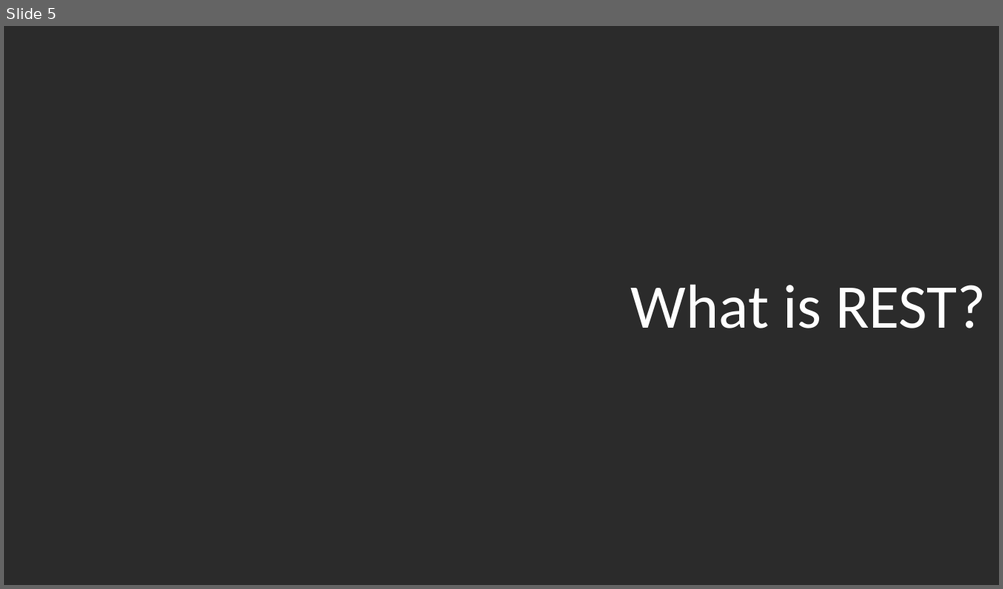
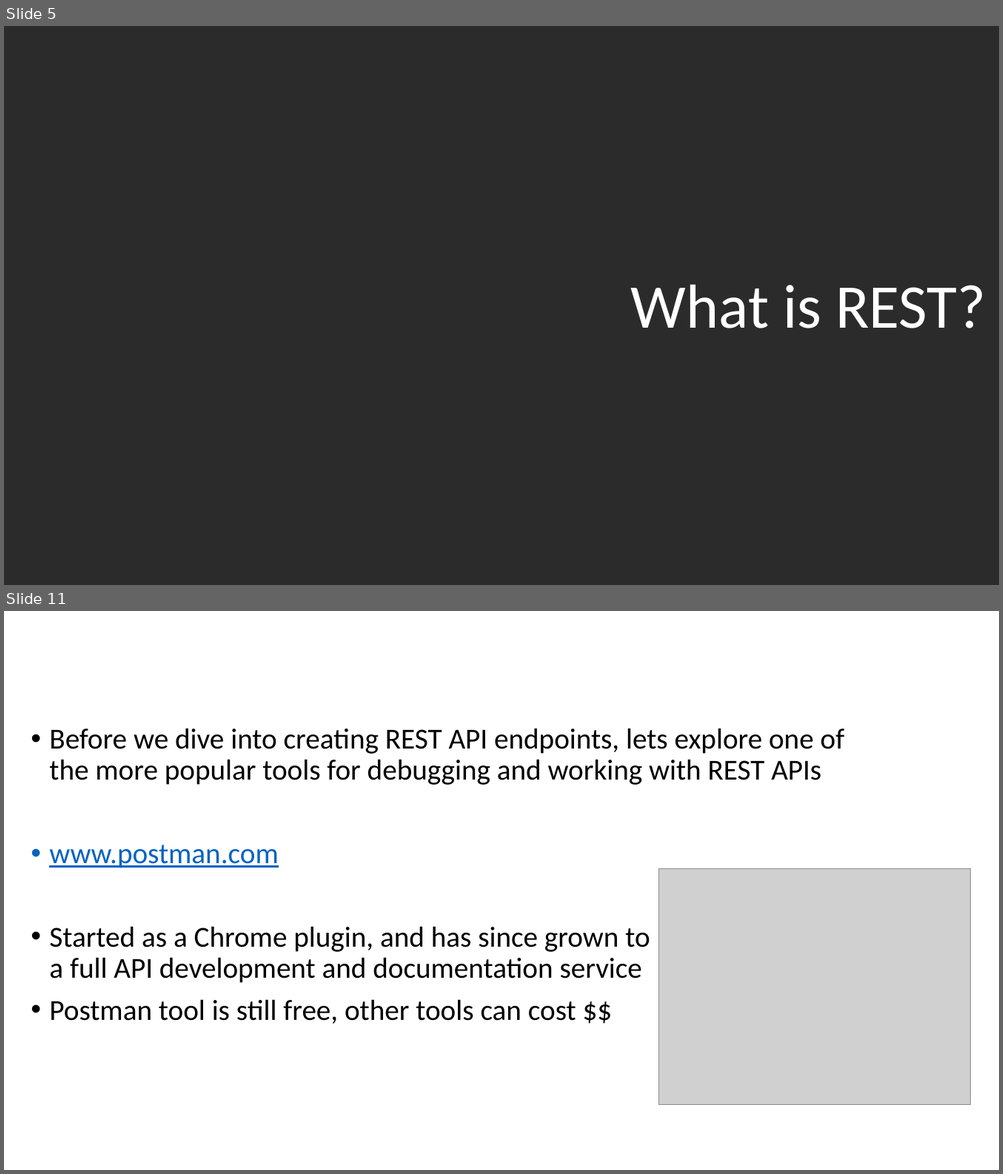
Before and after one commit to quetwo/hawaii-apis, a slide deck: MMCFUG - REST.pptx. Shown one above the other, each under a label of ours: slide 5 before the commit, slides 5 and 11 after it; the slides between them are not shown. The pictures are 1003x589 and 1003x1174 pixels, drawn with LibreOffice and Linux fonts; fonts in the diff are those of the drawing; grey boxes stand for pictures; background and template pictures are left out; a plain dark background stands for a picture behind light text. Boxes give left, top, right and bottom in pixels: in the first picture for what was removed or moved away, otherwise in the second. Text is boxed around its words. In the diff, an @@ line names an element or a change of style, - is before the commit and + after.

```diff
--- a/MMCFUG - REST.pptx
+++ b/MMCFUG - REST.pptx
@@ slide 11 added at (4,611,999,1170), background picture (left out) @@
@@ title added at (4,611,885,690), 44 pt, text #FFFFFF @@
+Postman
@@ text added at (49,728,845,1024), 28 pt, text #000000 @@
+• Before we dive into creating REST API endpoints, lets explore one of the more popular tools for debugging and working with REST APIs
+• www.postman.com
+• Started as a Chrome plugin, and has since grown to
+  a full API development and documentation service
+• Postman tool is still free, other tools can cost $$
@@ picture added at (659,869,971,1105) @@
```
Also in this commit, not shown: 24 other slides added.
